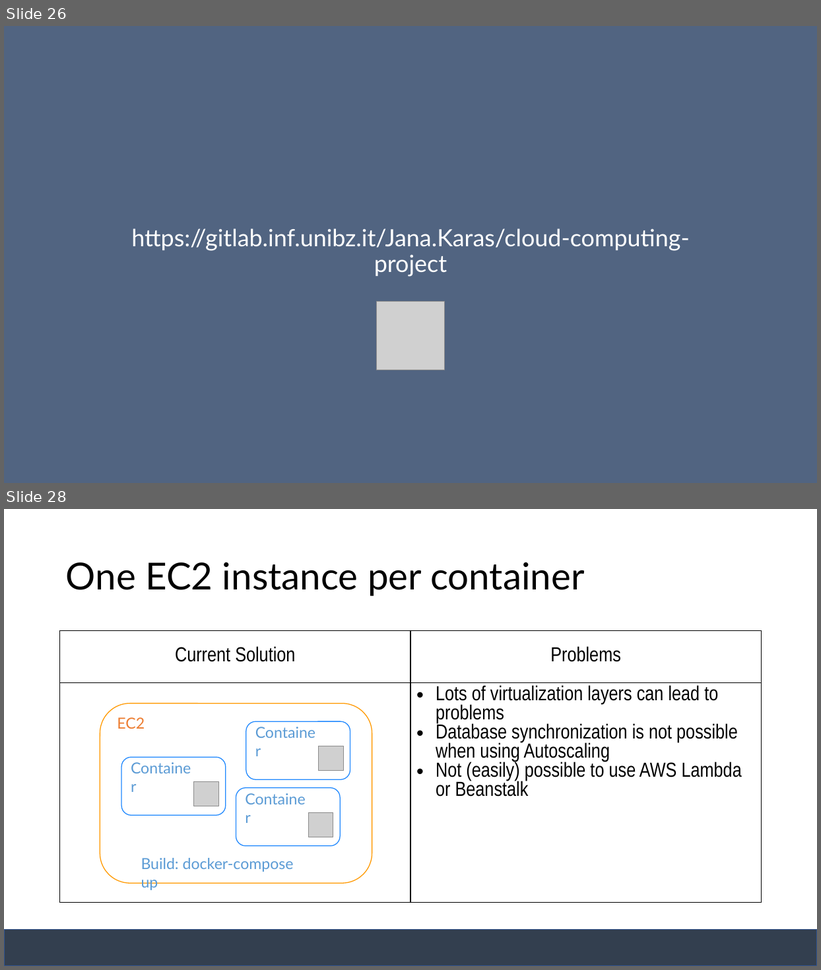
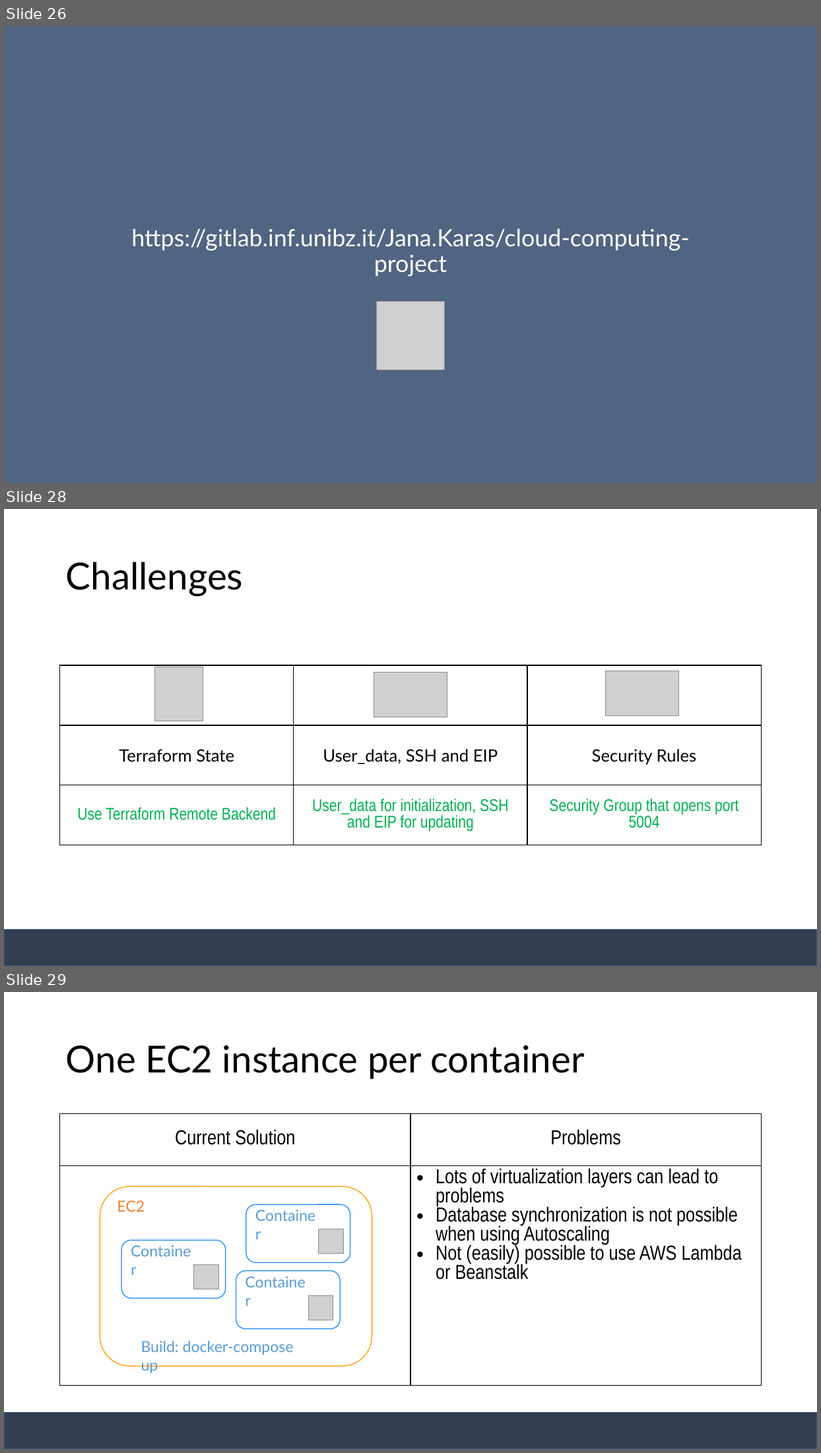
Before and after one commit to janakaras/docker-in-the-cloud, a slide deck: Project Presentation.pptx. Shown one above the other, each under a label of ours: slides 26 and 28 before the commit, slides 26, 28 and 29 after it; the slides between them are not shown. The pictures are 821x970 and 821x1453 pixels, drawn with LibreOffice and Linux fonts; fonts in the diff are those of the drawing; grey boxes stand for pictures. Boxes give left, top, right and bottom in pixels: in the first picture for what was removed or moved away, otherwise in the second. Text is boxed around its words. In the diff, an @@ line names an element or a change of style, - is before the commit and + after.

Commit message:
Added a slide with Challenges

```diff
--- a/Project Presentation.pptx
+++ b/Project Presentation.pptx
@@ slide 28 added at [4,509,817,966], background #FFFFFF; not listed: 1 template element that a slide beside it also shows @@
@@ title added at [66,562,243,596], 44 pt, text #000000 @@
+Challenges
@@ table added at [60,666,761,846], 3 rows, 3 columns @@
+ |  | 
+Terraform State | User_data, SSH and EIP | Security Rules
+Use Terraform Remote Backend | User_data for initialization, SSH and EIP for updating | Security Group that opens port 5004
@@ picture added at [154,667,203,722] @@
@@ picture added at [374,673,448,718] @@
@@ picture added at [606,671,679,716] @@
@@ what was slide 28 is now slide 29 @@
```
Also in this commit, not shown: 1 slide changed.
